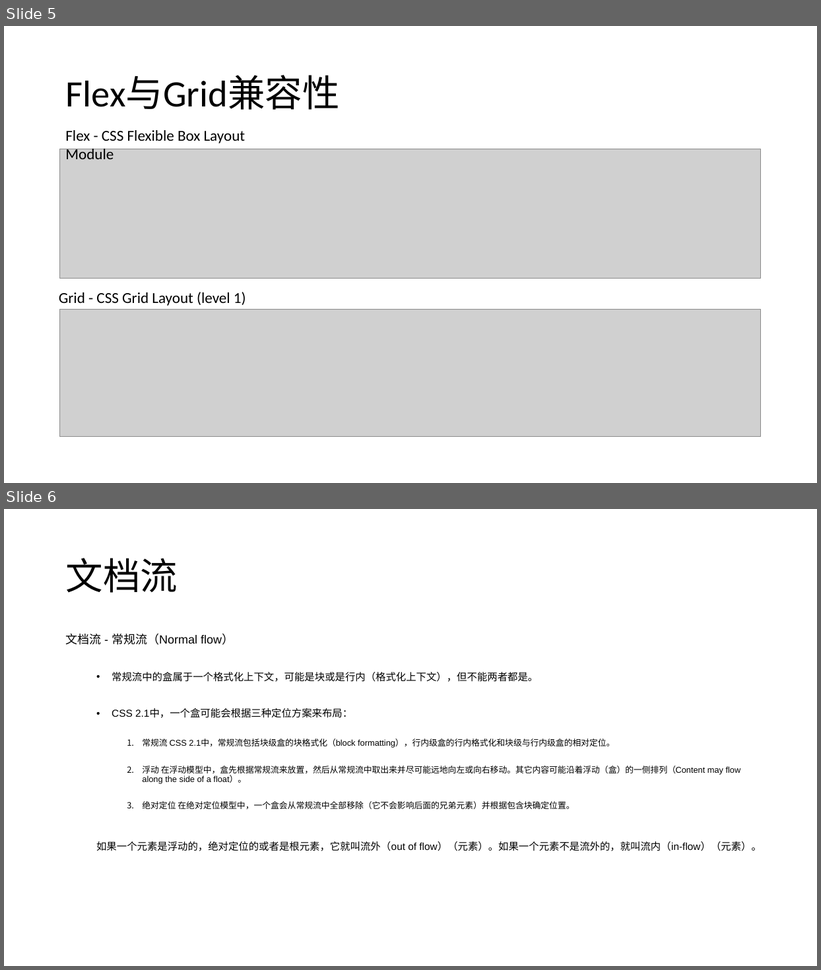
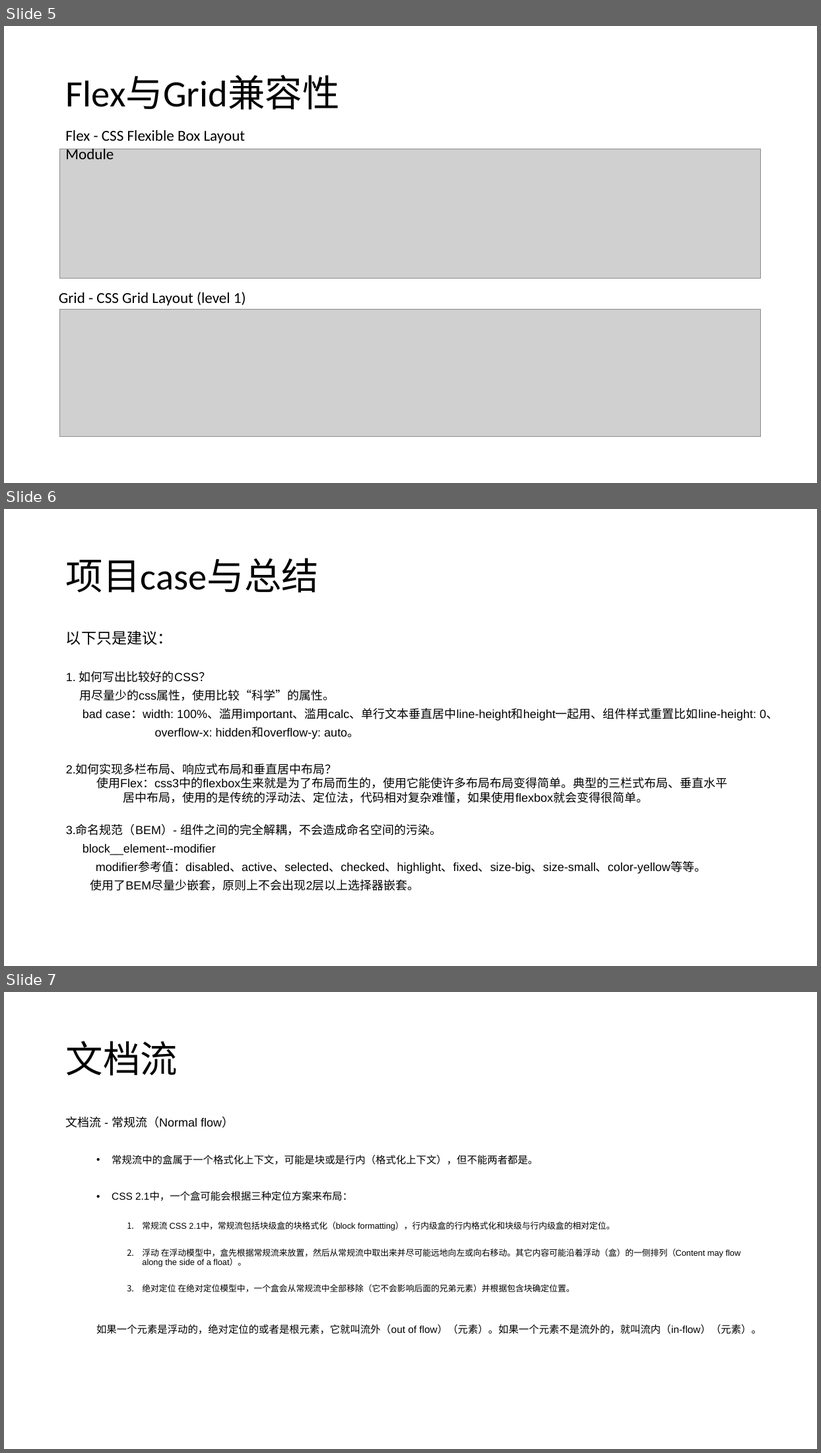
Before and after one commit to FBmm/Frontend-blog, a slide deck: CSS/css分享/css分享 - 布局.pptx. Shown one above the other, each under a label of ours: slides 5 and 6 before the commit, slides 5, 6 and 7 after it. The pictures are 821x970 and 821x1453 pixels, drawn with LibreOffice and Linux fonts; fonts in the diff are those of the drawing; grey boxes stand for pictures. Boxes give left, top, right and bottom in pixels: in the first picture for what was removed or moved away, otherwise in the second. Text is boxed around its words. In the diff, an @@ line names an element or a change of style, - is before the commit and + after.

```diff
--- a/CSS/css分享/css分享 - 布局.pptx
+++ b/CSS/css分享/css分享 - 布局.pptx
@@ slide 6 added at [4,509,817,966], background #FFFFFF @@
@@ title added at [66,558,319,593], 44 pt, text #000000 @@
+项目case与总结
@@ text added at [66,630,778,891], 14 pt, text #000000 @@
+以下只是建议：
+1. 如何写出比较好的CSS？
+用尽量少的css属性，使用比较“科学”的属性。
+bad case：width: 100%、滥用important、滥用calc、单行文本垂直居中line-height和height一起用、组件样式重置比如line-height: 0、
+overflow-x: hidden和overflow-y: auto。
+2.如何实现多栏布局、响应式布局和垂直居中布局？
+  使用Flex：css3中的flexbox生来就是为了布局而生的，使用它能使许多布局布局变得简单。典型的三栏式布局、垂直水平
+  居中布局，使用的是传统的浮动法、定位法，代码相对复杂难懂，如果使用flexbox就会变得很简单。
+3.命名规范（BEM）- 组件之间的完全解耦，不会造成命名空间的污染。
+block__element--modifier
+modifier参考值：disabled、active、selected、checked、highlight、fixed、size-big、size-small、color-yellow等等。
+使用了BEM尽量少嵌套，原则上不会出现2层以上选择器嵌套。
@@ what was slide 6 is now slide 7 @@
```
Also in this commit, not shown: 1 slide changed.
